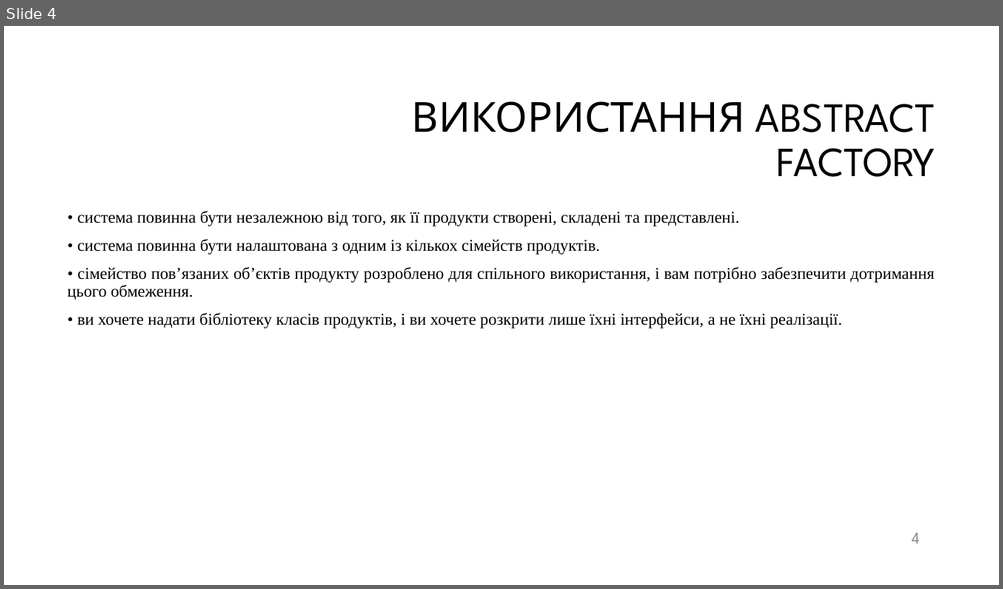
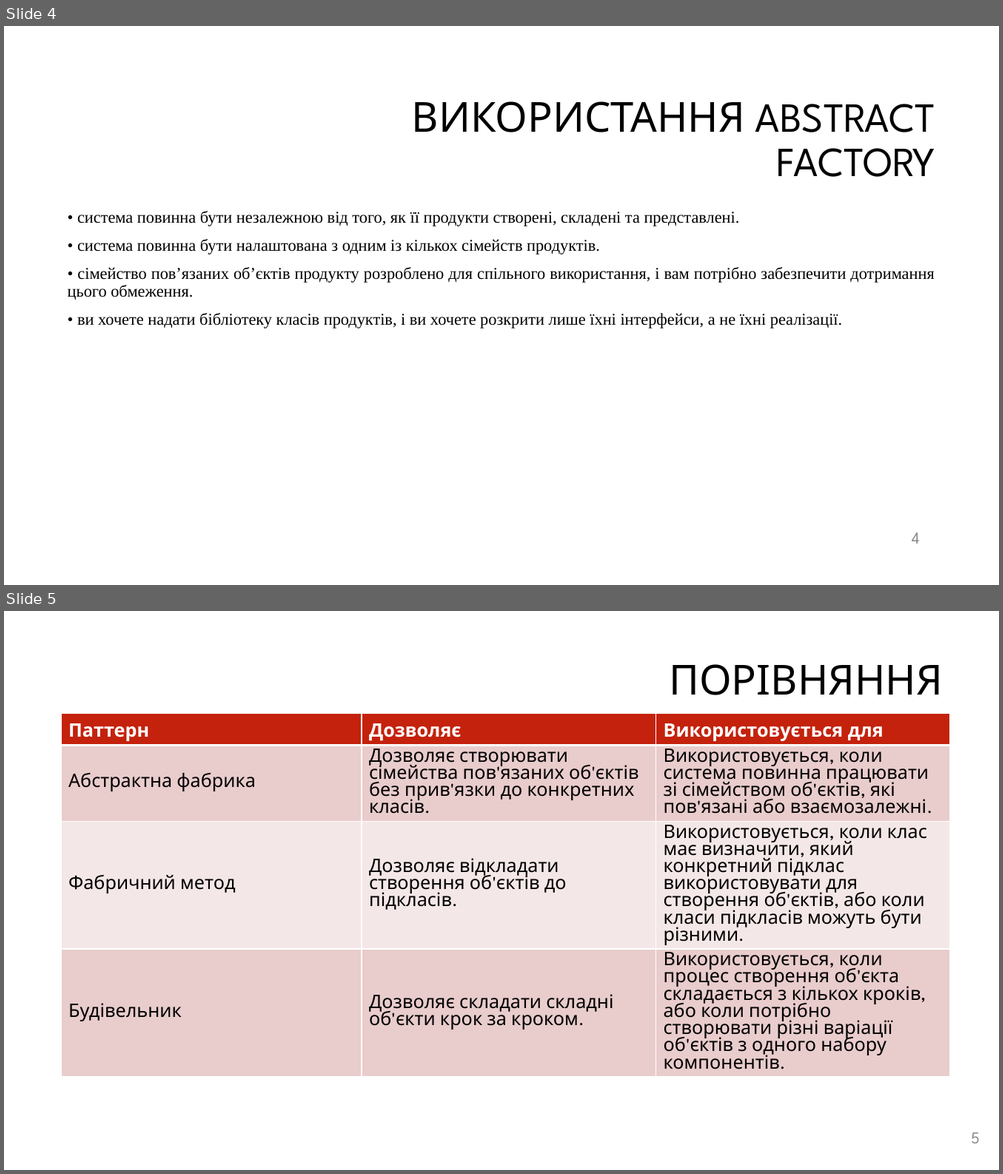
Before and after one commit to erdoganishe/6Semestr, a slide deck: АПЗ/PZ/PZ1/Abstract factory.pptx. Shown one above the other, each under a label of ours: slide 4 before the commit, slides 4 and 5 after it. The pictures are 1003x589 and 1003x1174 pixels, drawn with LibreOffice and Linux fonts; fonts in the diff are those of the drawing; background and template pictures are left out. Boxes give left, top, right and bottom in pixels: in the first picture for what was removed or moved away, otherwise in the second. Text is boxed around its words. In the diff, an @@ line names an element or a change of style, - is before the commit and + after.

```diff
--- a/АПЗ/PZ/PZ1/Abstract factory.pptx
+++ b/АПЗ/PZ/PZ1/Abstract factory.pptx
@@ slide 5 added at box(4, 611, 999, 1170), background #FFFFFF @@
@@ title added at box(669, 664, 942, 695), 40 pt, text #000000 @@
+ПОРІВНЯННЯ
@@ table added at box(61, 713, 949, 1170), 4 rows, 3 columns @@
+Паттерн | Дозволяє | Використовується для
+Абстрактна фабрика | Дозволяє створювати сімейства пов'язаних об'єктів без прив'язки до конкретних класів. | Використовується, коли система повинна працювати зі сімейством об'єктів, які пов'язані або взаємозалежні.
+Фабричний метод | Дозволяє відкладати створення об'єктів до підкласів. | Використовується, коли клас має визначити, який конкретний підклас використовувати для створення об'єктів, або коли класи підкласів можуть бути різними.
+Будівельник | Дозволяє складати складні об'єкти крок за кроком. | Використовується, коли процес створення об'єкта складається з кількох кроків, або коли потрібно створювати різні варіації об'єктів з одного набору компонентів.
@@ page number added at box(970, 1133, 979, 1144), 16 pt, text #8C8C8C @@
+5
```
Also in this commit, not shown: 1 slide changed, 3 other slides added, 3 slides removed, 48 other files.
